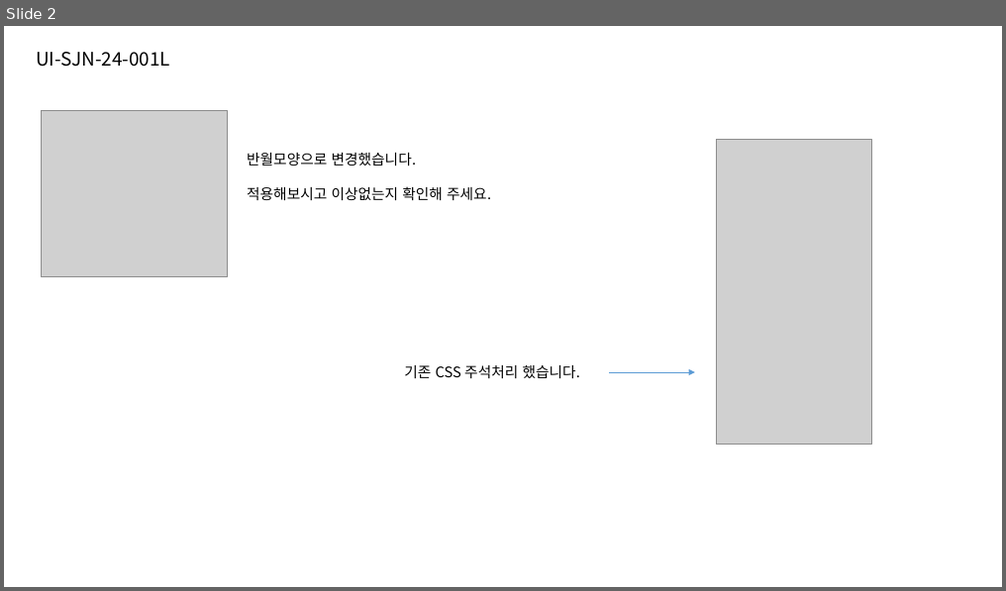
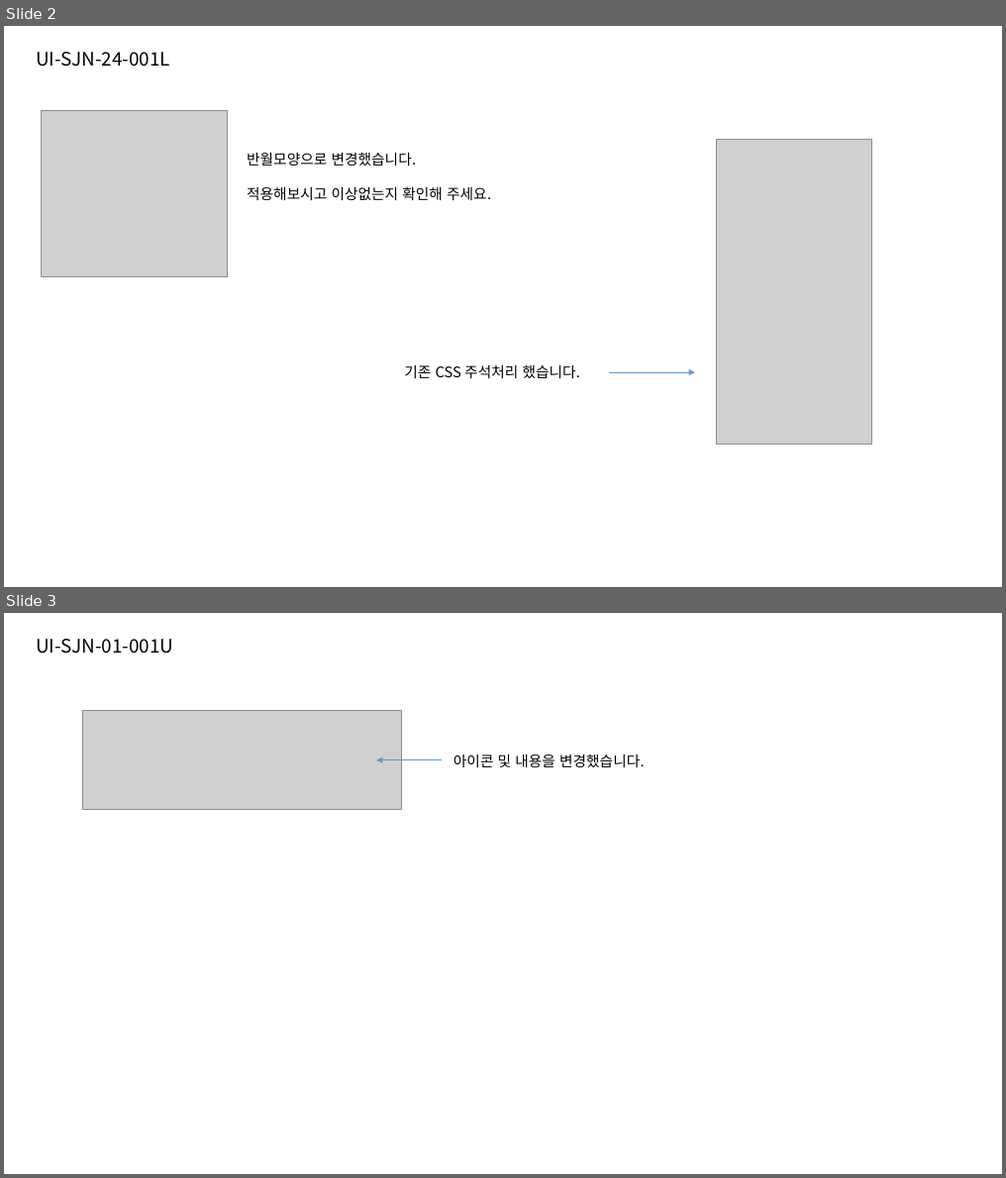
Before and after one commit to jeoungGyy/sejong, a slide deck: ppt/05-19.pptx. Shown one above the other, each under a label of ours: slide 2 before the commit, slides 2 and 3 after it. The pictures are 1006x591 and 1006x1178 pixels, drawn with LibreOffice and Linux fonts; fonts in the diff are those of the drawing; grey boxes stand for pictures. Boxes give left, top, right and bottom in pixels: in the first picture for what was removed or moved away, otherwise in the second. Text is boxed around its words. In the diff, an @@ line names an element or a change of style, - is before the commit and + after.

Commit message:
메인 세종엔 안내 아이콘 수정

```diff
--- a/ppt/05-19.pptx
+++ b/ppt/05-19.pptx
@@ slide 3 added at box(4, 613, 1002, 1174), background #FFFFFF @@
@@ text added at box(36, 639, 173, 654), 18 pt, text #000000 @@
+UI-SJN-01-001U
@@ picture added at box(82, 711, 401, 809) @@
@@ arrow added from (442, 761) to (377, 761), #5B9BD5 0.5 pt @@
@@ text added at box(453, 755, 645, 767), 14 pt, text #000000 @@
+아이콘 및 내용을 변경했습니다.
```
Also in this commit, not shown: 1 slide removed, 3 other files.
